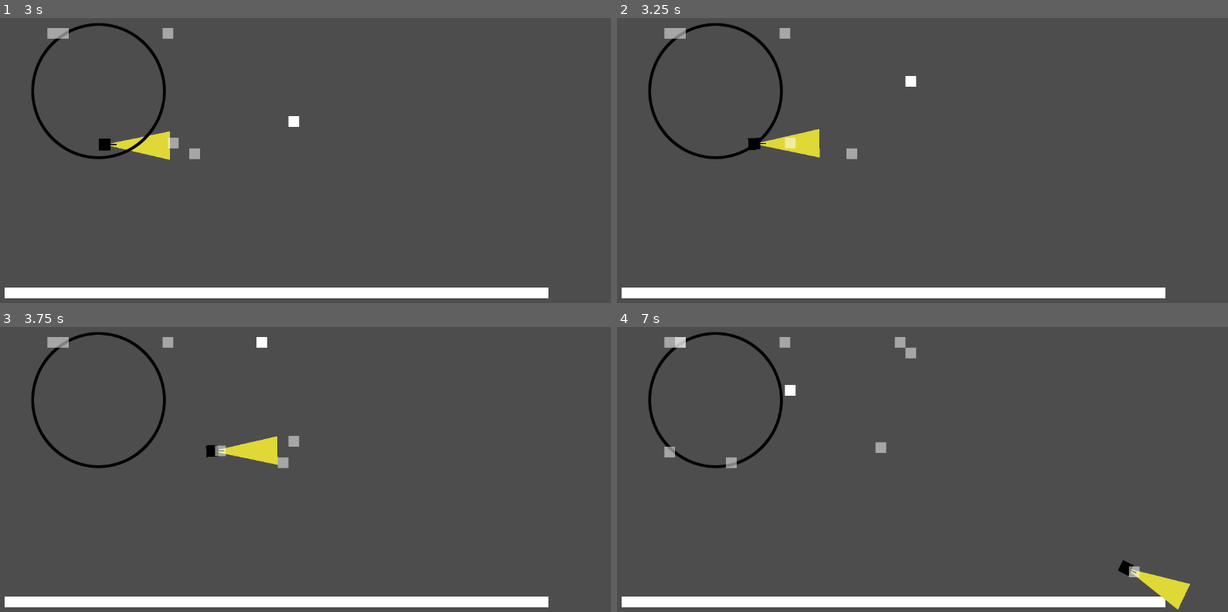
Above: before the commit, frames 1-4 (two rows, left to right).
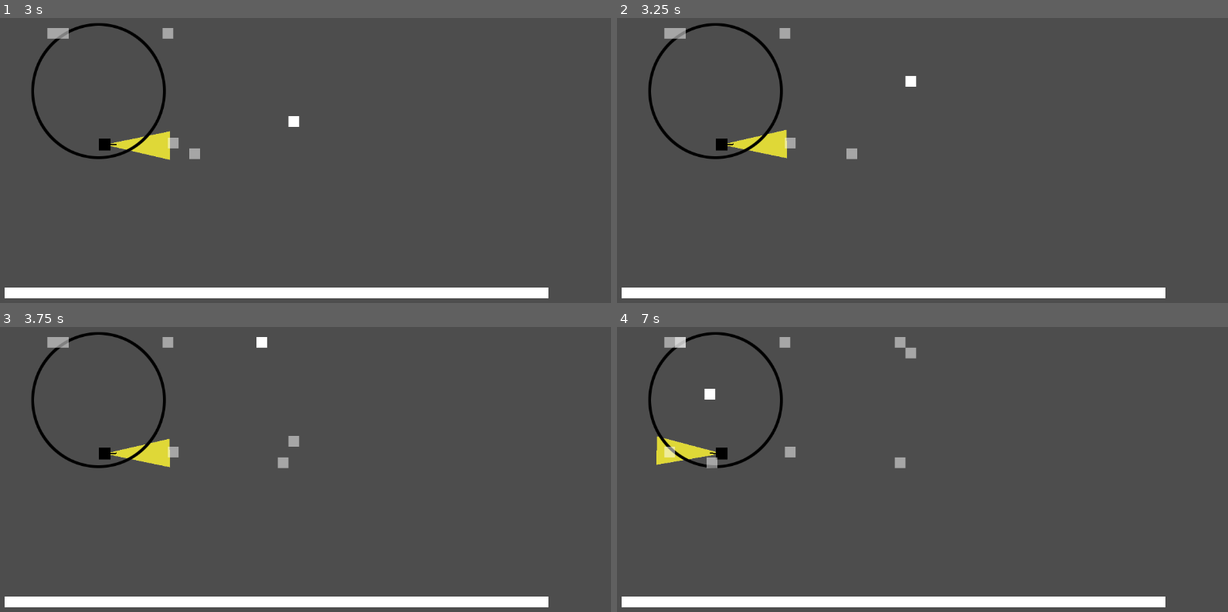
Above: after the commit, the same moments.

Repository: mk5med/godot-starting-fresh
Game: Godot game, scene res://scenes/test_scene.tscn
Two runs of this game, one before a commit and one after it. Both use one fixed random seed, a clock stepped at 60 frames per second and the inputs below.
Inputs:
- Up to frame 1 (3 s): tap Enter at 0.5 s; hold Right (ui_right) 0.53-1.28 s; tap \ (start_fresh) at 0.6, 1.25, 1.35, 2.1, 2.85 s; hold Down (ui_down) 1.28-2.03 s; hold Right (ui_right) 2.03-2.78 s; hold Up (ui_up) from 2.78 s (still down)
- Up to frame 2 (3.25 s): keep holding Up (ui_up)
- Up to frame 3 (3.75 s): release Up (ui_up) at 3.53 s; hold Left (ui_left) from 3.53 s (still down); tap \ (start_fresh) at 3.6 s
- Up to frame 4 (7 s): tap \ (start_fresh) every 0.75 s from 4.35 to 6.6 s; release Left (ui_left) at 5.03 s; hold Down (ui_down) 5.03-5.78 s; hold Right (ui_right) 5.78-6.53 s; hold Up (ui_up) from 6.53 s (still down)

Frame 1 is identical in both runs. In frame 2, 0.9% of the frame differs, in the area x 16-34%, y 39-50%; in frame 3, 1.3%; in frame 4, 1.7%, in the area x 6-94%, y 20-100%.

Commit message:
Improve enemy mesh navigation

Diff:
--- a/components/distraction/distraction.gd
+++ b/components/distraction/distraction.gd
@@ -60,5 +60,4 @@
 
 
 func _on_detection_area_body_entered(body: Node2D):
-	print(body)
 	pass  # Replace with function body.
--- a/components/enemy/action_hunt.gd
+++ b/components/enemy/action_hunt.gd
@@ -6,11 +6,13 @@
 var enemy: Enemy
 var state: HUNT_STATE = HUNT_STATE.SEARCHING
 var searchTimeRemaining = SEARCH_TIME
+var navigationAgent: NavigationAgent2D
+var huntSpeed = 150
 
 
 func _init(_enemy: Enemy):
-	print(_enemy)
 	self.enemy = _enemy
+	navigationAgent = enemy.get_node("NavigationAgent2D")
 
 
 func update(delta: float):
@@ -31,18 +33,48 @@
 	if state == HUNT_STATE.CHASING:
 		self.enemy.look_at(suspiciousPos)
 
-		# Navigate towards the position
-		var dir = (suspiciousPos - self.enemy.position).normalized()
-		self.enemy.move_and_collide(dir * delta * 280)
+		var curGlobalPos = enemy.global_position
+		var nextGlobalPos = navigationAgent.get_next_path_position()
+		var direction = (nextGlobalPos - curGlobalPos).normalized()
+
+		print(
+			(
+				"HUNTING: Going from %s to %s with direction %s"
+				% [curGlobalPos, nextGlobalPos, direction]
+			)
+		)
+
+		# Look at the direction to move
+		enemy.look_at(nextGlobalPos)
+
+		# Move
+		enemy.move_and_collide(direction * delta * huntSpeed)
+
+		if navigationAgent.is_navigation_finished():
+			print("Done navigation to %s " % [suspiciousPos])
+			setState(HUNT_STATE.SEARCHING)
+
 	else:
 		# The hunt is SEARCHING
 		# Rotate 360 degrees
 		self.enemy.rotation = PI / SEARCH_TIME * sin(4 * searchTimeRemaining)
-		pass
+
+
+var suspiciousObjectInView = false
+
+
+func setSuspicousObjectInView(suspiciousObject):
+	suspiciousObjectInView = suspiciousObject != null
+
+	if suspiciousObjectInView:
+		var _s = suspiciousObject as Node2D
+		setSearchPos(suspiciousObject.global_position)
+		setState(HUNT_STATE.CHASING)
 
 
 func setSearchPos(pos: Vector2):
 	self.suspiciousPos = pos
+	navigationAgent.target_position = pos
 
 
 func setState(_state: HUNT_STATE):
--- a/components/enemy/action_move.gd
+++ b/components/enemy/action_move.gd
@@ -7,11 +7,13 @@
 # TODO: How to specify the type of a variable as Null or Vector2
 var nextLocation
 var speed = 100
+var navigationAgent: NavigationAgent2D
 
 
 func _init(_enemy, _travel_points):
 	travel_points = _travel_points
 	enemy = _enemy
+	navigationAgent = enemy.get_node("NavigationAgent2D")
 
 	# Initialise the next location to navigate if it exists
 	if len(travel_points) > 0:
@@ -19,14 +21,21 @@
 
 
 func update(delta: float):
+	if navigationAgent.is_navigation_finished():
+		return
+
 	if nextLocation == null:
 		return
 
 	# Find the direction from the target point to the current position in world space
-	var direction = (nextLocation - enemy.position).normalized()
+	var curGlobalPos = enemy.global_position
+	var nextGlobalPos = navigationAgent.get_next_path_position()
+	var direction = (nextGlobalPos - curGlobalPos).normalized()
+
+	print("Going from %s to %s with direction %s" % [curGlobalPos, nextGlobalPos, direction])
 
 	# Look at the direction to move
-	enemy.look_at(direction)
+	enemy.look_at(nextGlobalPos)
 
 	# Move
 	enemy.move_and_collide(direction * delta * speed)
@@ -62,3 +71,5 @@
 ## Set the next location to navigate to
 func setNextLocation(pos):
 	nextLocation = pos
+	if pos != null:
+		navigationAgent.target_position = pos
--- a/components/enemy/enemy.gd
+++ b/components/enemy/enemy.gd
@@ -20,9 +20,12 @@
 
 var startPos: Vector2
 var movingBack = false
+@onready var navigationAgent = $NavigationAgent2D
 
 
-func _init():
+func _ready():
+	navigationAgent.path_desired_distance = 4.0
+	navigationAgent.target_desired_distance = 4.0
 	action_hunt = EnemyActionHunt.new(self)
 	action_move = EnemyActionMove.new(self, travel_points)
 
@@ -94,13 +97,7 @@
 
 	# If the enemy is hunting
 	if state == ENEMY_STATE.HUNTING:
-		# Track the unknownObject while in range
-		if unknownObject != null:
-			action_hunt.setSearchPos(unknownObject.position)
-			action_hunt.setState(EnemyActionHunt.HUNT_STATE.CHASING)
-		else:
-			action_hunt.setState(EnemyActionHunt.HUNT_STATE.SEARCHING)
-
+		action_hunt.setSuspicousObjectInView(unknownObject)
 		action_hunt.update(delta)
 
 	# The enemy is patrolling or moving back
@@ -110,7 +107,6 @@
 
 func _onSomethingEntered(body: Node2D):
 	unknownObject = body
-	action_hunt.setSearchPos(unknownObject.position)
 
 
 func _onSomethingExited(_body: Node2D):
--- a/components/enemy/enemy.tscn
+++ b/components/enemy/enemy.tscn
@@ -5,6 +5,7 @@
 [ext_resource type="Texture2D" uid="uid://rkteka05dxkc" path="res://assets/enemy_detection_range.png" id="2_t6s1l"]
 
 [sub_resource type="RectangleShape2D" id="RectangleShape2D_8ku6j"]
+size = Vector2(16, 16)
 
 [sub_resource type="RectangleShape2D" id="RectangleShape2D_fcma1"]
 size = Vector2(130, 46)
--- a/components/map_generator/map_generator.gd
+++ b/components/map_generator/map_generator.gd
@@ -11,11 +11,14 @@
 	get:
 		return _texture
 
+
 func _init():
 	createMap()
 
+
 func _ready():
 	createMap()
+
 
 func createMap():
 	if _texture == null:
@@ -28,10 +31,5 @@
 
 	for x in range(w):
 		for y in range(h):
-			if data.get_pixel(x,y) == Color.BLACK:
-				self.set_cell(
-					0,
-					Vector2(x, y),
-					0,
-					Vector2(0,0)
-				)
+			if data.get_pixel(x, y) == Color.BLACK:
+				self.set_cell(0, Vector2(x, y), 0, Vector2(0, 0))
--- a/scenes/main_scene.tscn
+++ b/scenes/main_scene.tscn
@@ -1,18 +1,19 @@
-[gd_scene load_steps=5 format=3 uid="uid://de45cwmkilluk"]
+[gd_scene load_steps=6 format=3 uid="uid://de45cwmkilluk"]
 
 [ext_resource type="PackedScene" uid="uid://bgdhe4waxlfjy" path="res://components/player/player.tscn" id="1_5kvux"]
 [ext_resource type="PackedScene" uid="uid://sxj4grn1qfb8" path="res://components/map_generator/map_generator.tscn" id="2_48y8y"]
 [ext_resource type="PackedScene" uid="uid://bcjdwcdloq6fa" path="res://components/enemy/enemy.tscn" id="3_ukkpl"]
+[ext_resource type="PackedScene" uid="uid://cfdiojd2aeh7l" path="res://components/distraction/distraction.tscn" id="4_p8dvk"]
 
 [sub_resource type="NavigationPolygon" id="NavigationPolygon_vvw5n"]
-vertices = PackedVector2Array(102, 23, 257, 25, 203, 136, 187, 147, 101, 1101, 189, 980, 213, 1101, 214, 1053, 550, 983, 408, 1056, 909, 1125, 910, 1464, 505, 1460, 503, 1413, 409, 1267, 907, 889, 553, 886)
-polygons = Array[PackedInt32Array]([PackedInt32Array(0, 1, 2, 3), PackedInt32Array(4, 0, 3, 5), PackedInt32Array(6, 4, 5, 7), PackedInt32Array(7, 5, 8, 9), PackedInt32Array(10, 11, 12, 13), PackedInt32Array(10, 13, 14, 9, 8, 15), PackedInt32Array(15, 8, 16)])
-outlines = Array[PackedVector2Array]([PackedVector2Array(102 …(108 unchanged characters)… , 889, 553, 886, 550, 983, 189, 980, 187, 147, 203, 136, 257, 25)])
+vertices = PackedVector2Array(765, 27, 765, 501, 673, 525, 675, 187, 688, 139, 102, 23, 664, 138, 223, 141, 190, 117, 284, 372, 356, 362, 359, 478, 187.792, 476.768, 265, 391, 909, 1125, 910, 1464, 505, 1460, 503, 1413, 907, 889, 409, 1267, 408, 1056, 550, 983, 271, 355, 269, 175, 356, 174, 190, 393, 214, 1053, 213, 1101, 101, 1101, 189, 980, 553, 886, 179, 360, 169, 147, 190, 354)
+polygons = Array[PackedInt32Array]([PackedInt32Array(0, 1, 2, 3, 4), PackedInt32Array(5, 0, 4, 6), PackedInt32Array(5, 6, 7, 8), PackedInt32Array(9, 10, 11, 12, 13), PackedInt32Array(14, 15, 16, 17), PackedInt32Array(18, 14, 17, 19, 20, 21), PackedInt32Array(22, 23, 24, 10, 9), PackedInt32Array(25, 13, 12), PackedInt32Array(26, 27, 28, 29), PackedInt32Array(21, 30, 18), PackedInt32Array(29, 21, 20, 26), PackedInt32Array(12, 29, 28, 5, 31), PackedInt32Array(5, 8, 32), PackedInt32Array(32, 33, 31, 5), PackedInt32Array(12, 31, 25)])
+outlines = Array[PackedVector2Array]([PackedVector2Array(102 …(108 unchanged characters)… , 889, 553, 886, 550, 983, 189, 980, 187.792, 476.768, 359, 478, 356, 362, 356, 174, 269, 175, 271, 355, 284, 372, 265, 391, 190, 393, 179, 360, 190, 354, 169, 147, 190, 117, 223, 141, 664, 138, 688, 139, 675, 187, 673, 525, 765, 501, 765, 27)])
 
 [node name="main_scene" type="Node2D"]
 
 [node name="player" parent="." instance=ExtResource("1_5kvux")]
-position = Vector2(284, 180)
+position = Vector2(419, 69)
 
 [node name="TileMap" parent="." instance=ExtResource("2_48y8y")]
 
@@ -20,4 +21,7 @@
 navigation_polygon = SubResource("NavigationPolygon_vvw5n")
 
 [node name="enemy" parent="." instance=ExtResource("3_ukkpl")]
-position = Vector2(171, 75)
+position = Vector2(148, 294)
+
+[node name="distraction" parent="." instance=ExtResource("4_p8dvk")]
+position = Vector2(282, 223)
